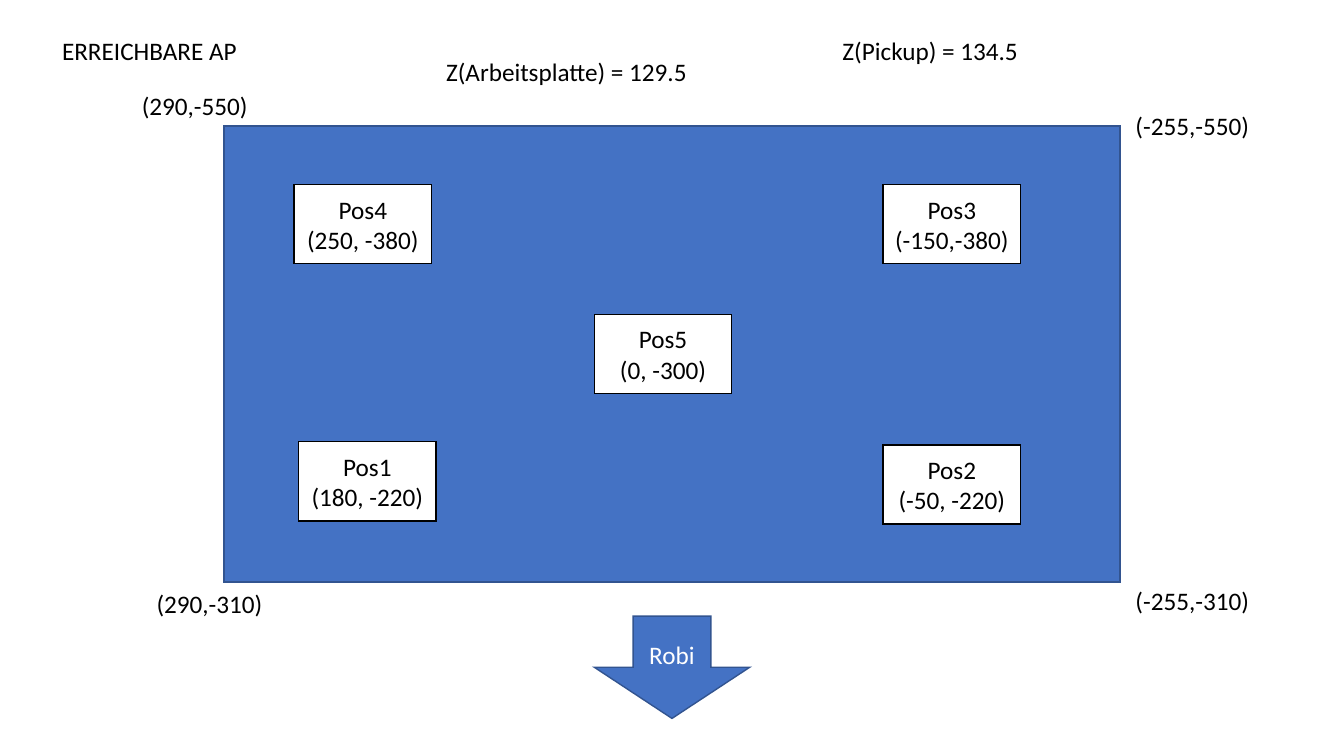
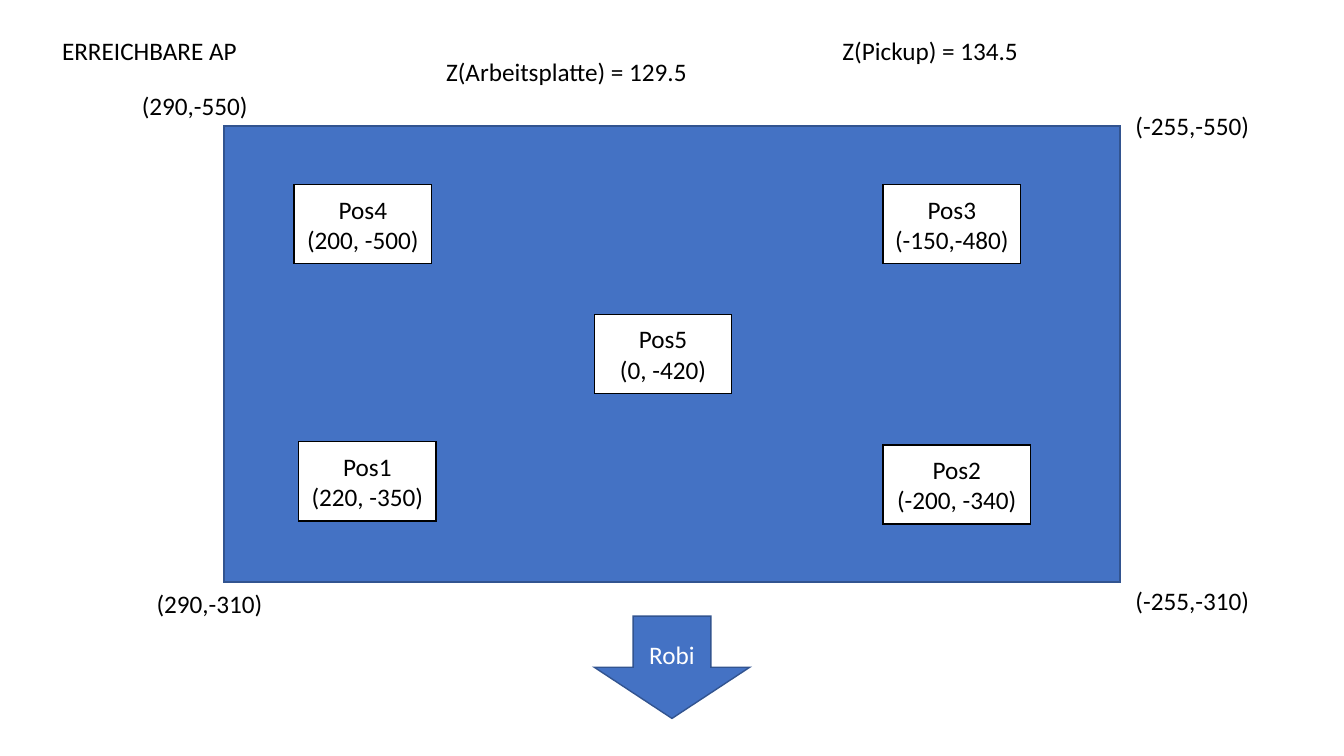
Before and after one commit to tecuilacat/RFS-RV-3SB-API, a slide deck: slide 1 of RFS_Projekt.pptx. Drawn at 1344x756 pixels with LibreOffice and Linux fonts; fonts in the diff are those of the drawing. Boxes give left, top, right and bottom in pixels: in the first picture for what was removed or moved away, otherwise in the second. Text is boxed around its words. In the diff, an @@ line names an element or a change of style, - is before the commit and + after.

```diff
--- a/RFS_Projekt.pptx
+++ b/RFS_Projekt.pptx
@@ text in rectangle at (307,230,419,253): text changed @@
-(250, -380)
+(200, -500)
@@ text in rectangle at (895,230,1008,253): text changed @@
-(-150,-380)
+(-150,-480)
@@ text in rectangle at (620,360,706,383): text changed @@
-(0, -300)
+(0, -420)
@@ rectangle "Pos2": place and size @@
-rectangle "Pos2" at (883,445,1020,524)
+rectangle "Pos2" at (883,445,1030,524)
@@ text in rectangle at (312,487,423,510): text changed @@
-(180, -220)
+(220, -350)
@@ text in rectangle at (897,490,1017,513): text changed @@
-(-50, -220)
+(-200, -340)
```
Also in this commit, not shown: 1 slide added, 5 other files.
